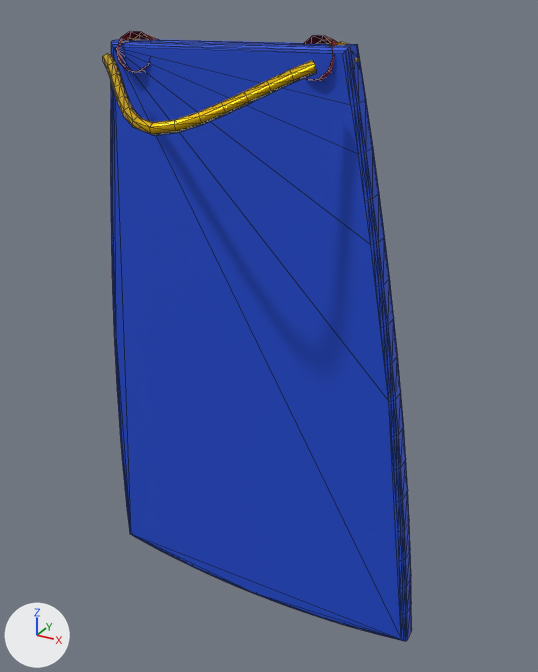
An edit to the glTF model ui/public/assets/models/avatars/capes/navy_commander.glb, drawn before and after from the same camera.
Camera for both pictures: a 50 mm lens placed at (0.573, -0.886, 1.454), pointed at (0.037, 0.089, 0.967). Every picture has the same lights, and +X, +Y and +Z are marked at lower left. The picture after the commit comes second. Mesh edges are drawn as thin lines. Where no turn or scale is listed for an object, it has been applied to the vertices. Vertices at exactly the same position are counted once.

The scene before the commit, as lines of its bpy script (objects in view):
```python
me_cape_cloth = bpy.data.meshes.new('cape_cloth')
me_cape_cloth.from_pydata(...)  # 392 vertices, 780 faces; spans x -0.308..0.308, y -0.03..0.008, z 0.402..1.418
me_cape_cloth.materials.append(mat_mat_primary)  # blue #1d4ed8
me_cape_collar = bpy.data.meshes.new('cape_collar')
me_cape_collar.from_pydata(...)  # 253 vertices, 440 faces; spans x -0.172..0.173, y -0.044..0.168, z -0.064..0.035
me_cape_collar.materials.append(mat_mat_secondary)  # red #991b1b
me_shoulder_chain = bpy.data.meshes.new('shoulder_chain')
me_shoulder_chain.from_pydata(...)  # 90 vertices, 168 faces; spans x -0.165..0.165, y -0.142..-0.014, z 1.312..1.398
me_shoulder_chain.materials.append(mat_mat_metal)  # yellow #facc15
ob_cape_cloth = bpy.data.objects.new('cape_cloth', me_cape_cloth)
ob_cape_cloth.parent = ob_cape_navy_commander
ob_cape_cloth.location = (0.0, 0.16, 0.0)
ob_cape_cloth.rotation_euler = (0.08, 0.0, 0.0)  # degrees (4.6, 0, 0)
ob_cape_collar = bpy.data.objects.new('cape_collar', me_cape_collar)
ob_cape_collar.location = (0.0, 0.05, 1.39)
ob_shoulder_chain = bpy.data.objects.new('shoulder_chain', me_shoulder_chain)
ob_shoulder_chain.location = (0.0, 0.0, 0.0)
```
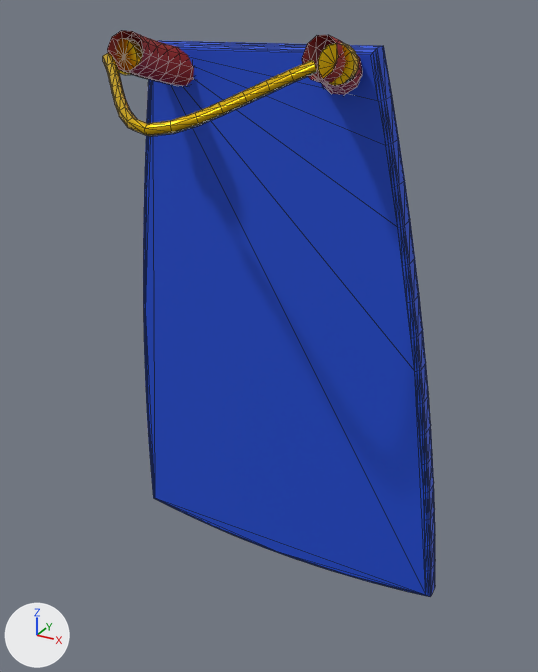
Where the change shows, as pixel boxes (x1, y1, x2, y2) in the pictures (538 x 672 px):
'cape_cloth', reshaped, moved, turned: before (110, 39, 412, 641); after (143, 41, 435, 597)
'cape_collar', reshaped, moved (mostly hidden before): before (116, 31, 337, 81); after (107, 30, 362, 95)
'shoulder_chain', rescaled: before (103, 53, 317, 135); after (103, 53, 317, 137)

The edits, one by one:
me_cape_cloth is used by ob_cape_cloth; parent ob_cape_navy_commander; location (0.0, 0.16, 0.0); rotation (0.08, 0.0, 0.0), in degrees (4.6, 0, 0).
me_cape_cloth had 392 vertices, 780 faces and spanned x -0.308..0.308, y -0.03..0.008, z 0.402..1.418.
me_cape_cloth now has 392 vertices, 780 faces and spans x -0.318..0.318, y -0.03..0.008, z -0.976..0.008.
me_cape_cloth part 1: 392 of 392 vertices moved; they spanned x -0.308..0.308, y -0.03..0.008, z 0.402..1.418 and now span x -0.318..0.318, y -0.03..0.008, z -0.976..0.008; mean shift (0.0, 0.0, -1.39).
me_cape_collar is used by ob_cape_collar; location (0.0, 0.05, 1.39).
me_cape_collar had 253 vertices, 440 faces and spanned x -0.172..0.173, y -0.044..0.168, z -0.064..0.035.
me_cape_collar now has 253 vertices, 440 faces and spans x -0.182..0.183, y -0.047..0.177, z -0.066..0.036.
me_cape_collar part 2: 253 of 253 vertices moved; they spanned x -0.172..0.173, y -0.044..0.168, z -0.064..0.035 and now span x -0.182..0.183, y -0.047..0.177, z -0.066..0.036; mean shift (0.0, 0.005, -0.001).
me_shoulder_chain is used by ob_shoulder_chain; location (0.0, 0.0, 0.0).
me_shoulder_chain had 90 vertices, 168 faces and spanned x -0.165..0.165, y -0.142..-0.014, z 1.312..1.398.
me_shoulder_chain now has 90 vertices, 168 faces and spans x -0.165..0.165, y -0.152..-0.014, z -0.068..0.018.
me_shoulder_chain part 3: the whole mesh is scaled about its middle by (1, 1.08, 0.998), then moved by (0.0, -0.005, -1.38).
In object 'cape_cloth' (ob_cape_cloth), parent goes from ob_cape_navy_commander to ob_rig_cape_drape.
Object 'cape_cloth' (ob_cape_cloth) moves from (0.0, 0.16, 0.0) to (0.0, 0.025, 0.0).
Object 'cape_cloth' (ob_cape_cloth) turns from (4.6, 0, 0) to (5.2, 0, 0) degrees about x, y and z.
Object 'cape_collar' (ob_cape_collar) moves from (0.0, 0.05, 1.39) to (0.0, 0.045, 1.39).
Object 'shoulder_chain' (ob_shoulder_chain) moves from (0.0, 0.0, 0.0) to (0.0, 0.0, 1.38).
Object 'rig_cape_drape' (ob_rig_cape_drape) is new.
Its parent is ob_rig_cape_collar.
Its location is (0.0, 0.115, 0.02).
Object 'rig_cape_collar' (ob_rig_cape_collar) is new.
Its parent is ob_cape_navy_commander.
Its location is (0.0, 0.0, 1.38).
